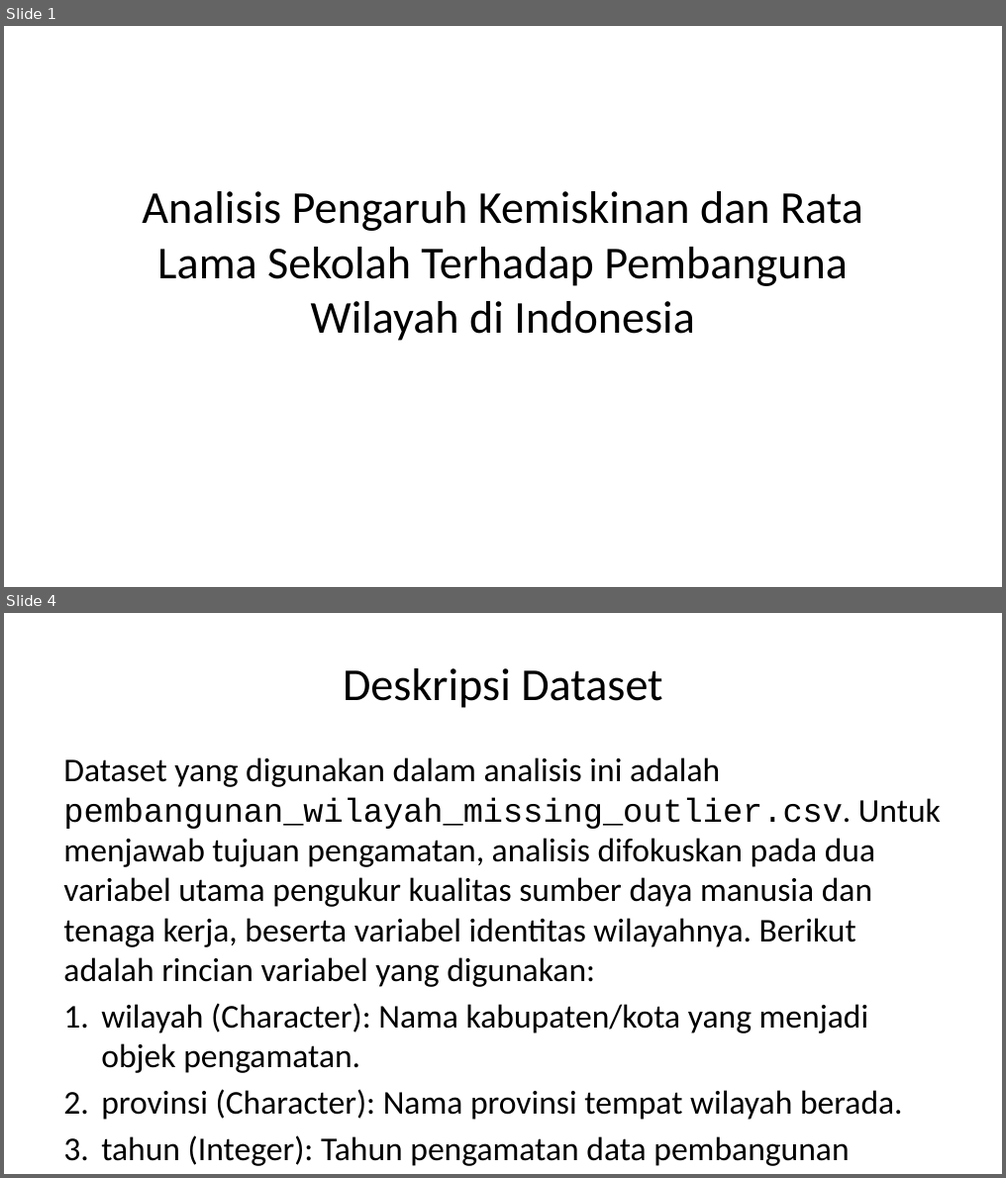
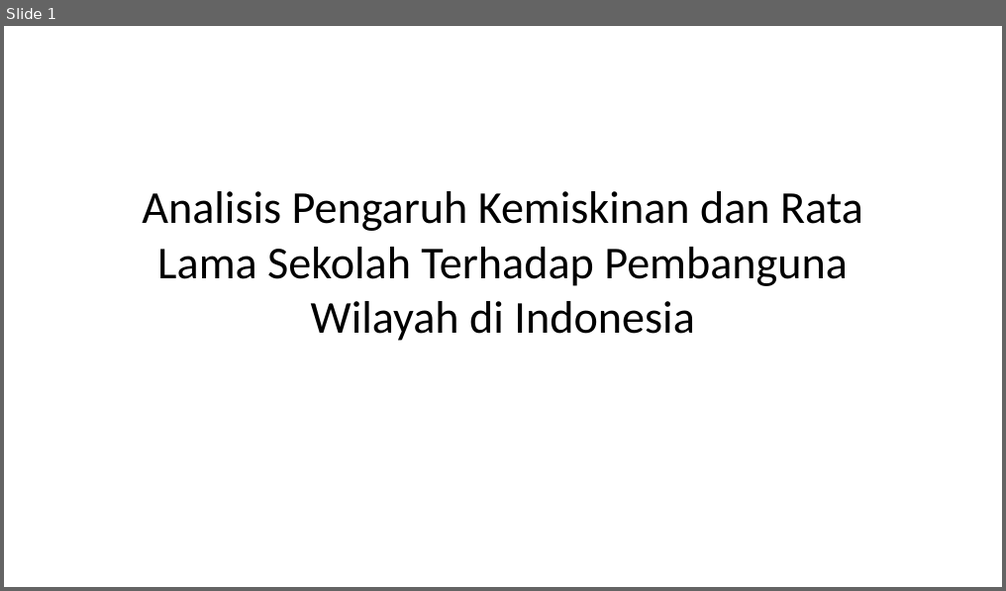
Before and after one commit to inbloom21/probstatproyekakhir, a slide deck: dokumen/PPT-Laporan.pptx. Shown one above the other, each under a label of ours: slides 1 and 4 before the commit, slide 1 after it; the slides between them are not shown. The pictures are 1006x1178 and 1006x591 pixels, drawn with LibreOffice and Linux fonts; fonts in the diff are those of the drawing. Boxes give left, top, right and bottom in pixels: in the first picture for what was removed or moved away, otherwise in the second. Text is boxed around its words. In the diff, an @@ line names an element or a change of style, - is before the commit and + after.

```diff
--- a/dokumen/PPT-Laporan.pptx
+++ b/dokumen/PPT-Laporan.pptx
@@ slide 4 removed at (4,613,1002,1174), background #FFFFFF @@
@@ title removed at (343,668,662,708) @@
-Deskripsi Dataset
@@ text removed at (63,758,941,1166) @@
-Dataset yang digunakan dalam analisis ini adalah pembangunan_wilayah_missing_outlier.csv. Untuk menjawab tujuan pengamatan, analisis difokuskan pada dua variabel utama pengukur kualitas sumber daya manusia dan tenaga kerja, beserta variabel identitas wilayahnya. Berikut adalah rincian variabel yang digunakan:
-1. wilayah (Character): Nama kabupaten/kota yang menjadi objek pengamatan.
-2. provinsi (Character): Nama provinsi tempat wilayah berada.
-3. tahun (Integer): Tahun pengamatan data pembangunan wilayah.
```
Also in this commit, not shown: 3 slides changed, 6 slides added, 3 other files.
